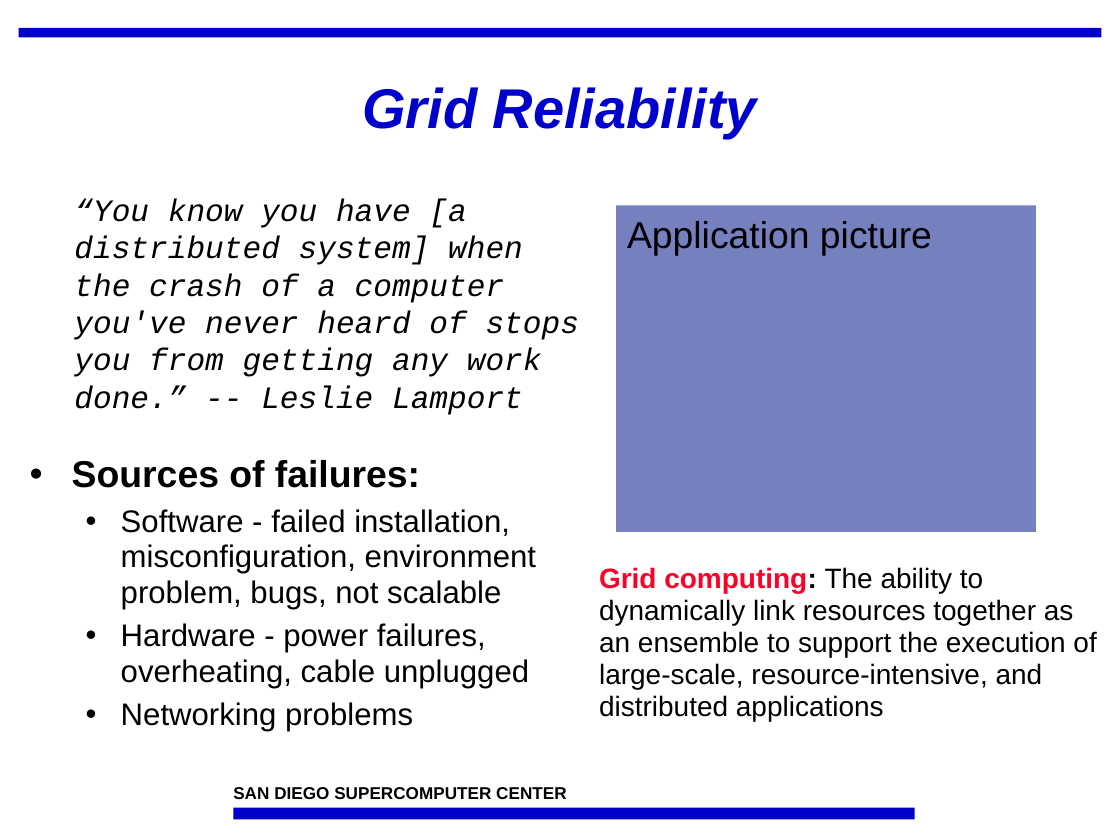
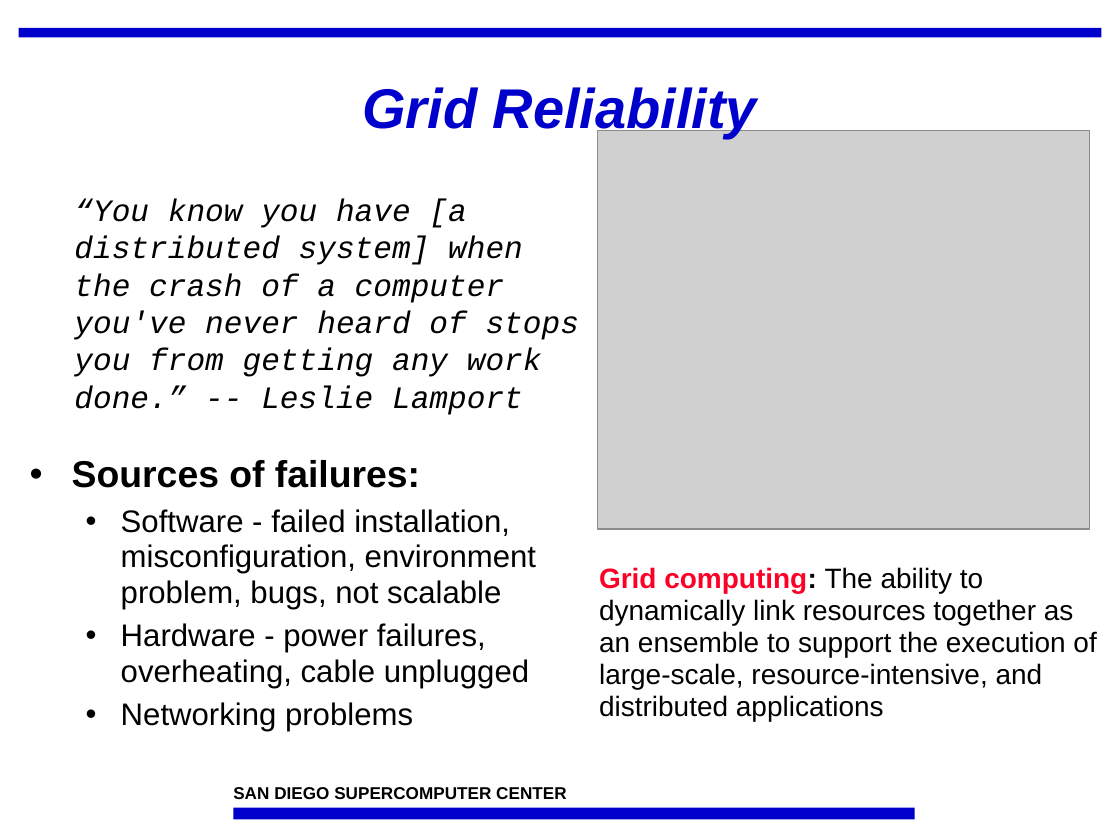
Before and after one commit to IncaProject/inca-xsede, a slide deck: slide 2 of talks/inca_sc05.ppt. Drawn at 1120x840 pixels with LibreOffice and Linux fonts; fonts in the diff are those of the drawing; grey boxes stand for pictures; background and template pictures are left out. Boxes give left, top, right and bottom in pixels: in the first picture for what was removed or moved away, otherwise in the second. Text is boxed around its words. In the diff, an @@ line names an element or a change of style, - is before the commit and + after.

```diff
--- a/talks/inca_sc05.ppt
+++ b/talks/inca_sc05.ppt
@@ picture added at [597,131,1090,530] @@
@@ rectangle removed at [616,205,1036,532] @@
-Application picture
```
Also in this commit, not shown: 6 other slides changed, 1 slide added, 1 slide removed.
